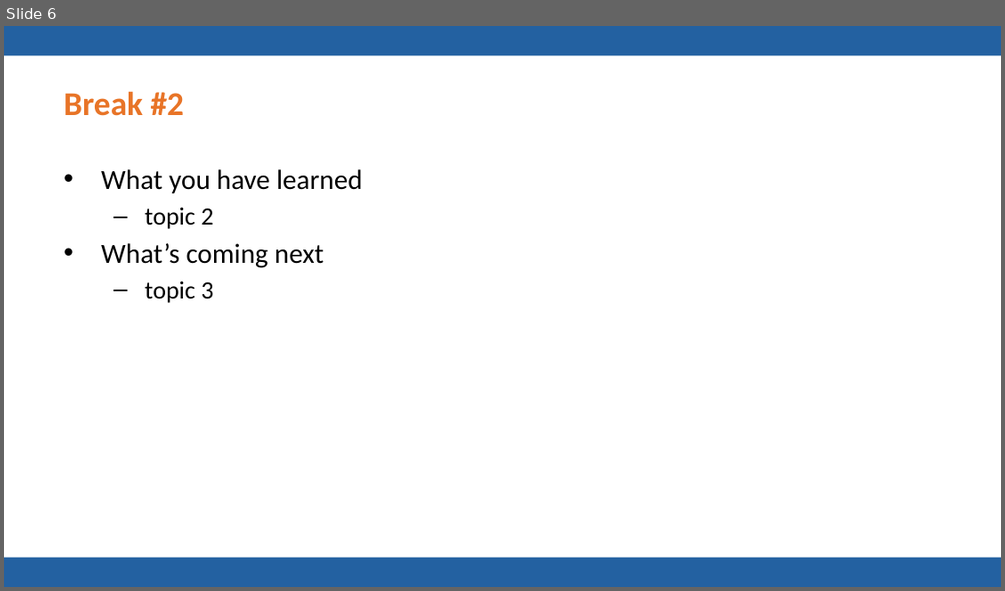
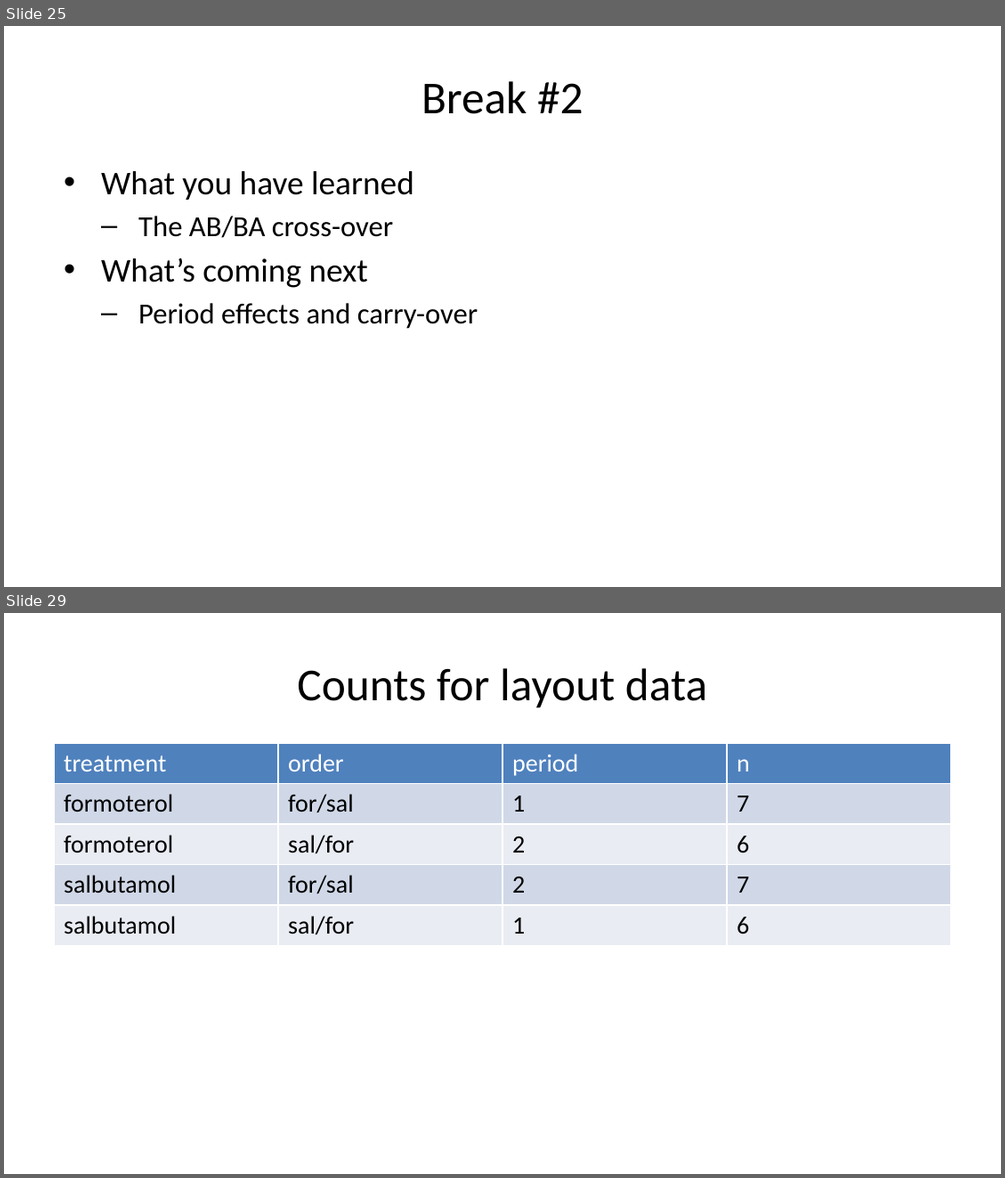
Before and after one commit to pmean/talks, a slide deck: cross-over/results/cross-over-slides-and-speaker-notes.pptx. Shown one above the other, each under a label of ours: slide 6 before the commit, slides 25 and 29 after it; the slides between them are not shown. The pictures are 1005x591 and 1005x1178 pixels, drawn with LibreOffice and Linux fonts; fonts in the diff are those of the drawing; background and template pictures are left out. Boxes give left, top, right and bottom in pixels: in the first picture for what was removed or moved away, otherwise in the second. Text is boxed around its words. In the diff, an @@ line names an element or a change of style, - is before the commit and + after.

```diff
--- a/cross-over/results/cross-over-slides-and-speaker-notes.pptx
+++ b/cross-over/results/cross-over-slides-and-speaker-notes.pptx
@@ slide 29 added at bbox=[4, 613, 1001, 1174], background #FFFFFF @@
@@ title added at bbox=[297, 668, 707, 708], 33 pt, text #000000 @@
+Counts for layout data
@@ table added at bbox=[54, 744, 951, 1113], 5 rows, 4 columns @@
+treatment | order | period | n
+formoterol | for/sal | 1 | 7
+formoterol | sal/for | 2 | 6
+salbutamol | for/sal | 2 | 7
+salbutamol | sal/for | 1 | 6
@@ what was slide 6 is now slide 25 @@
@@ slide 25 changed as well @@
@@ rectangle removed at bbox=[4, 26, 1001, 56] @@
@@ title "Break #2" at bbox=[421, 81, 582, 114]: size 24 to 33 pt, text colour #E87427 to #000000, bold off; alignment left to centre @@
@@ text at bbox=[101, 171, 414, 288]: size 20 to 24 pt in "What you have learned", "What’s coming next" @@
@@ text at bbox=[138, 216, 394, 238]: text changed; size 18 to 21 pt @@
-  – topic 2
+  – The AB/BA cross-over
@@ text at bbox=[138, 303, 477, 329]: text changed; size 18 to 21 pt @@
-  – topic 3
+  – Period effects and carry-over
@@ rectangle removed at bbox=[4, 557, 1001, 587] @@
```
Also in this commit, not shown: 4 other slides changed, 44 other slides added, 9 slides removed, 9 other files.
